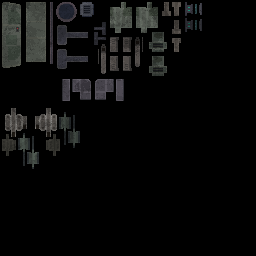
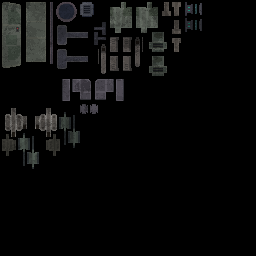
Layers edited between the first and the second w=256, h=256 image:
painted on "color" over (80, 104, 98, 114)
